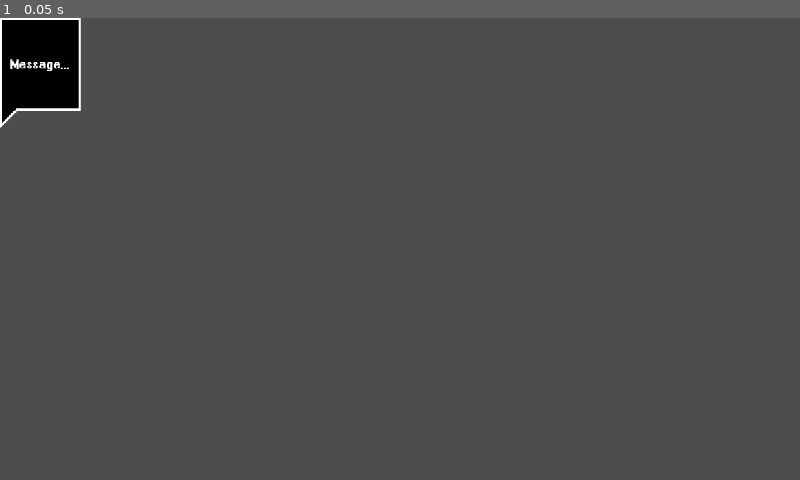
Above: before the commit, frame 1.
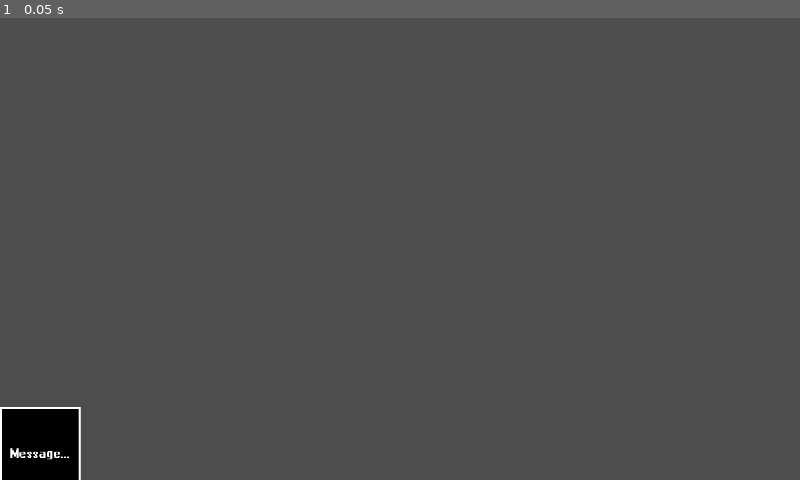
Above: after the commit, the same moment.

Repository: AdamCMunro/social-game
Game: Godot game, scene res://message.tscn
Two runs of this game, one before a commit and one after it. Both use one fixed random seed, a clock stepped at 60 frames per second and the inputs below. This scene is started directly instead of the project's main scene.
Inputs:
- Up to frame 1 (0.05 s): no input

The runs differ from the first frame. In frame 1, 3.6% of the frame differs, in the area x 0-11%, y 0-100%.

Commit message:
Still working on messages

Diff:
--- a/social-game/message.tscn
+++ b/social-game/message.tscn
@@ -6,10 +6,15 @@
 [ext_resource type="Script" uid="uid://bw6ia0kiaxnqa" path="res://message.gd" id="4_8yew3"]
 
 [node name="Message" type="MarginContainer" unique_id=1911466256]
+anchors_preset = 2
+anchor_top = 1.0
+anchor_bottom = 1.0
+offset_top = -106.0
 offset_right = 40.0
-offset_bottom = 106.0
+grow_vertical = 0
 scale = Vector2(1.5, 1.5)
 size_flags_horizontal = 0
+size_flags_vertical = 0
 metadata/_edit_group_ = true
 
 [node name="RepeatSprite" type="NinePatchRect" parent="." unique_id=1903555591]
--- a/social-game/messenger.gd
+++ b/social-game/messenger.gd
@@ -8,16 +8,17 @@
 @onready var sending_text = $MessengerBody/SendingText
 
 @onready var player_message_scene = preload("res://player_message.tscn")
+@onready var message_scene = preload("res://message.tscn")
 
 var typing = false
 
 var chosen_option_text
+var next_message = "Why thank you m'lord"
 
 # Called when the node enters the scene tree for the first time.
 func _ready() -> void:
 	$MessengerBody.position = viewport_centre
 	$Messages.position = viewport_centre
-
 
 # Called every frame. 'delta' is the elapsed time since the previous frame.
 func _process(delta: float) -> void:
@@ -79,22 +80,35 @@
 func _send_message(message):
 	var new_message = player_message_scene.instantiate()
 	new_message.get_node("TextContainer/Message").text = message
-	await get_tree().process_frame
-	new_message.position = Vector2(15, 10)
-	$Messages.add_child(new_message)
+	$Messages/Container.add_child(new_message)
+	$Messages/Container.size.y += new_message.get_node("TextContainer/Message").size.y * 0.1
+	$Messages/Container.position.y -= new_message.get_node("TextContainer/Message").size.y * 0.1
+	_message_animation(new_message)
+	await get_tree().create_timer(2.0).timeout
+	_show_typing()
 
-	#_message_animation(new_message)
+func _show_typing():
+	$Messages/TypingIndicator.visible = true
+	await get_tree().create_timer(2.0).timeout
+	$Messages/TypingIndicator.visible = false
+	_recieve_message(next_message)
 
+func _recieve_message(message):
+	var new_message = message_scene.instantiate()
+	new_message.get_node("TextContainer/Message").text = message
+	$Messages/Container.add_child(new_message)
+	$Messages/Container.size.y += new_message.get_node("TextContainer/Message").size.y * 0.1
+	$Messages/Container.position.y -= new_message.get_node("TextContainer/Message").size.y * 0.1
+	_message_animation(new_message)
 
 func _message_animation(message):
 	message.modulate.a = 0
+	message.position.y += 500
 	var tween = create_tween()
 
-	# Fade in
-	tween.tween_property(message, "modulate:a", 1.0, 0.2)
-	tween.parallel().tween_property(message, "position", Vector2(message.position.x, 0), 0.3)\
-		.set_ease(Tween.EASE_IN_OUT)\
-		.set_trans(Tween.TRANS_SINE)
-	tween.tween_property(message, "position", Vector2(message.position.x, 10), 0.2)\
-		.set_ease(Tween.EASE_IN_OUT)\
-		.set_trans(Tween.TRANS_SINE)
+	tween.set_ease(Tween.EASE_OUT)
+	tween.set_trans(Tween.TRANS_SINE)
+
+	tween.tween_property(message, "modulate:a", 1.0, 0.3)
+	tween.parallel().tween_property(message, "position:y", -5, 0.2).from_current()
+	tween.tween_property(message, "position:y", 0, 0.1)
--- a/social-game/messenger.tscn
+++ b/social-game/messenger.tscn
@@ -206,9 +206,43 @@
 [node name="Sprite2D" type="Sprite2D" parent="Contacts" unique_id=593490741]
 texture = ExtResource("5_75sbr")
 
-[node name="Messages" type="Area2D" parent="." unique_id=1755341961]
+[node name="Messages" type="Control" parent="." unique_id=612957513]
 z_index = 2
-position = Vector2(587, 338)
+layout_mode = 3
+anchors_preset = 8
+anchor_left = 0.5
+anchor_top = 0.5
+anchor_right = 0.5
+anchor_bottom = 0.5
+grow_horizontal = 2
+grow_vertical = 2
+
+[node name="TypingIndicator" type="RichTextLabel" parent="Messages" unique_id=1226494192]
+visible = false
+layout_mode = 0
+offset_left = -284.0
+offset_top = 159.0
+offset_right = -107.0
+offset_bottom = 199.0
+theme_override_fonts/normal_font = ExtResource("4_dj5lq")
+theme_override_font_sizes/normal_font_size = 24
+bbcode_enabled = true
+text = "[wave amp=9.0 freq=4 connected=0]User is typing...[/wave]"
+
+[node name="Container" type="VBoxContainer" parent="Messages" unique_id=837099262]
+top_level = true
+layout_mode = 1
+anchors_preset = -1
+anchor_left = 0.5
+anchor_top = 1.0
+anchor_right = 0.5
+anchor_bottom = 1.0
+offset_left = -280.75
+offset_top = -445.0
+offset_right = 280.75
+offset_bottom = -155.0
+grow_horizontal = 2
+size_flags_vertical = 8
 
 [connection signal="input_event" from="MessengerBody/Option3" to="MessengerBody/Option3" method="_on_input_event"]
 [connection signal="mouse_entered" from="MessengerBody/Option3" to="MessengerBody/Option3" method="_on_mouse_entered"]
--- a/social-game/player.tscn
+++ b/social-game/player.tscn
@@ -1,23 +1,23 @@
-[gd_scene load_steps=5 format=3 uid="uid://fb2km1l0442p"]
+[gd_scene format=3 uid="uid://fb2km1l0442p"]
 
 [ext_resource type="Script" uid="uid://b4ekba7qr4od4" path="res://player.gd" id="1_hqtel"]
 [ext_resource type="Texture2D" uid="uid://cvx5xocxtioa1" path="res://assets/Stat_Block.png" id="1_onrkg"]
 [ext_resource type="FontFile" uid="uid://colsx08shwr3g" path="res://fonts/windows-bold[1].ttf" id="2_i3pqv"]
 [ext_resource type="Script" uid="uid://djrw57m5yd1q1" path="res://hand.gd" id="4_sweqy"]
 
-[node name="Player" type="Node2D"]
+[node name="Player" type="Node2D" unique_id=1827458889]
 script = ExtResource("1_hqtel")
 
-[node name="StatBlock" type="Area2D" parent="."]
+[node name="StatBlock" type="Area2D" parent="." unique_id=656760276]
 position = Vector2(5, 5)
 scale = Vector2(0.75, 0.75)
 metadata/_edit_group_ = true
 
-[node name="Sprite2D" type="Sprite2D" parent="StatBlock"]
+[node name="Sprite2D" type="Sprite2D" parent="StatBlock" unique_id=988289218]
 position = Vector2(140, 110)
 texture = ExtResource("1_onrkg")
 
-[node name="EnergyLabel" type="RichTextLabel" parent="StatBlock"]
+[node name="EnergyLabel" type="RichTextLabel" parent="StatBlock" unique_id=742912586]
 offset_left = 23.0
 offset_top = 28.0
 offset_right = 148.0
@@ -28,7 +28,7 @@
 text = "[wave amp=11.0 freq=2.5 connected=0]Energy:[/wave]
 "
 
-[node name="Energy" type="RichTextLabel" parent="StatBlock"]
+[node name="Energy" type="RichTextLabel" parent="StatBlock" unique_id=1703837554]
 offset_left = 178.0
 offset_top = 34.0
 offset_right = 270.0
@@ -39,7 +39,7 @@
 bbcode_enabled = true
 text = "[wave amp=11.0 freq=2.5 connected=0]0000[/wave]"
 
-[node name="MentalHealthLabel" type="RichTextLabel" parent="StatBlock"]
+[node name="MentalHealthLabel" type="RichTextLabel" parent="StatBlock" unique_id=931707095]
 offset_left = 23.0
 offset_top = 62.0
 offset_right = 148.0
@@ -50,7 +50,7 @@
 text = "[wave amp=11.0 freq=2.5 connected=0]Health:[/wave]
 "
 
-[node name="MentalHealth" type="RichTextLabel" parent="StatBlock"]
+[node name="MentalHealth" type="RichTextLabel" parent="StatBlock" unique_id=1232427402]
 offset_left = 178.0
 offset_top = 67.0
 offset_right = 270.0
@@ -61,7 +61,7 @@
 bbcode_enabled = true
 text = "[wave amp=11.0 freq=2.5 connected=0]0000[/wave]"
 
-[node name="FollowersLabel" type="RichTextLabel" parent="StatBlock"]
+[node name="FollowersLabel" type="RichTextLabel" parent="StatBlock" unique_id=1862476686]
 offset_left = 23.0
 offset_top = 94.0
 offset_right = 168.0
@@ -72,7 +72,7 @@
 text = "[wave amp=11.0 freq=2.5 connected=0]Stalkers:[/wave]
 "
 
-[node name="Followers" type="RichTextLabel" parent="StatBlock"]
+[node name="Followers" type="RichTextLabel" parent="StatBlock" unique_id=2055877491]
 offset_left = 178.0
 offset_top = 100.0
 offset_right = 270.0
@@ -83,7 +83,7 @@
 bbcode_enabled = true
 text = "[wave amp=11.0 freq=2.5 connected=0]0000[/wave]"
 
-[node name="MoneyLabel" type="RichTextLabel" parent="StatBlock"]
+[node name="MoneyLabel" type="RichTextLabel" parent="StatBlock" unique_id=1176226332]
 offset_left = 23.0
 offset_top = 126.0
 offset_right = 168.0
@@ -94,7 +94,7 @@
 text = "[wave amp=11.0 freq=2.5 connected=0]Money:[/wave]
 "
 
-[node name="Money" type="RichTextLabel" parent="StatBlock"]
+[node name="Money" type="RichTextLabel" parent="StatBlock" unique_id=1267955771]
 offset_left = 178.0
 offset_top = 133.0
 offset_right = 270.0
@@ -105,5 +105,5 @@
 bbcode_enabled = true
 text = "[wave amp=11.0 freq=2.5 connected=0]0000[/wave]"
 
-[node name="Hand" type="Node2D" parent="."]
+[node name="Hand" type="Node2D" parent="." unique_id=1534596021]
 script = ExtResource("4_sweqy")
--- a/social-game/player_message.tscn
+++ b/social-game/player_message.tscn
@@ -6,10 +6,18 @@
 [ext_resource type="Script" uid="uid://bw6ia0kiaxnqa" path="res://message.gd" id="4_e7vov"]
 
 [node name="PlayerMessage" type="MarginContainer" unique_id=1149575305]
-offset_right = 40.666748
-offset_bottom = 106.0
+anchors_preset = 3
+anchor_left = 1.0
+anchor_top = 1.0
+anchor_right = 1.0
+anchor_bottom = 1.0
+offset_left = -40.666748
+offset_top = -106.0
+grow_horizontal = 0
+grow_vertical = 0
 scale = Vector2(1.5, 1.5)
 size_flags_horizontal = 8
+size_flags_vertical = 0
 
 [node name="RepeatSprite" type="NinePatchRect" parent="." unique_id=866435898]
 visible = false
